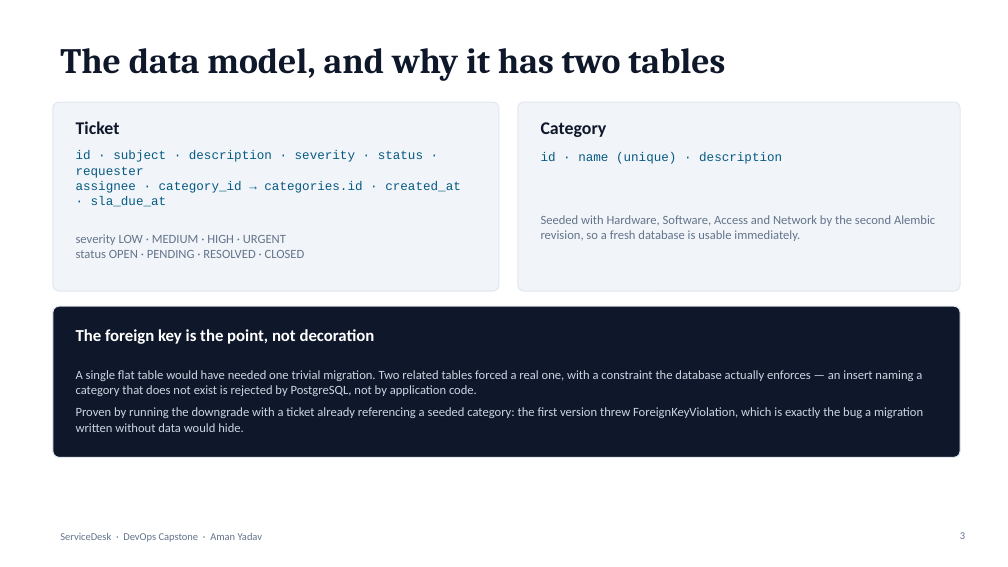
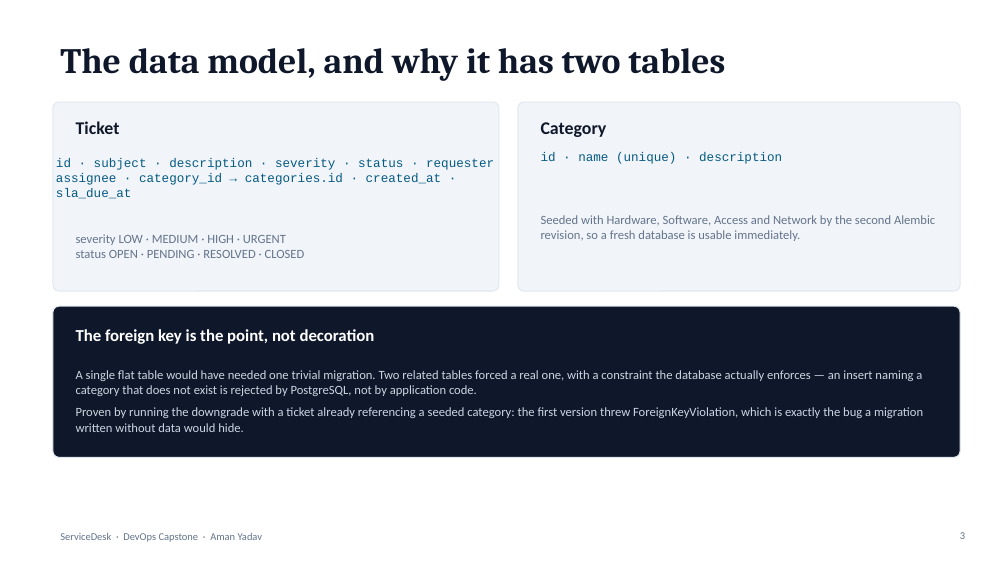
Before and after one commit to AmanYadav7015/devops-capstone-servicedesk, a slide deck: slide 3 of docs/deck/servicedesk-capstone.pptx. Drawn at 1008x567 pixels with LibreOffice and Linux fonts; fonts in the diff are those of the drawing. Boxes give left, top, right and bottom in pixels: in the first picture for what was removed or moved away, otherwise in the second. Text is boxed around its words. In the diff, an @@ line names an element or a change of style, - is before the commit and + after.

```diff
--- a/docs/deck/servicedesk-capstone.pptx
+++ b/docs/deck/servicedesk-capstone.pptx
@@ text "id · subject · description ..." rewrapped from (76,151,461,207) to (56,158,494,199) @@
```
Also in this commit, not shown: 2 other slides changed, 2 other files.
